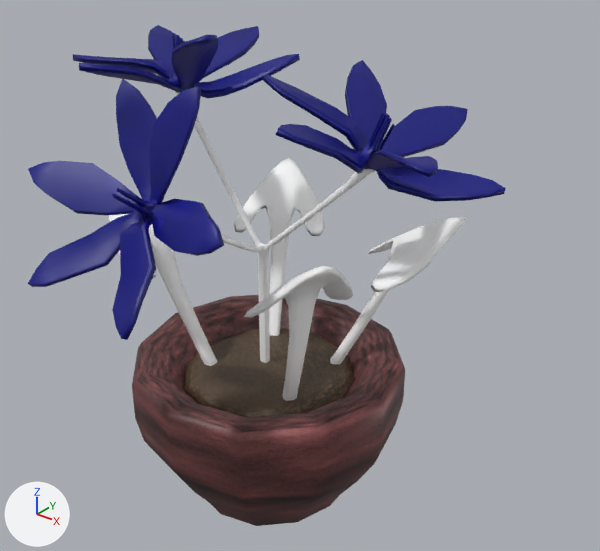
Before and after pictures for a commit that changed the FBX model Assets/Prefab/smallflowerpot2.fbx.
One viewpoint serves both versions: a 50 mm camera at (0.00616, -0.00705, 0.00781) aimed at (0.00061, -0.0001, 0.0035). The lights are fixed; the arrows at lower left show +X, +Y and +Z. Where no turn or scale is listed for an object, it has been applied to the vertices.

Names of what the first picture shows: 'dirt', 'leaves1', 'leaves2', 'leaves3', 'leaves4', 'pot', 'tigerlily2'.
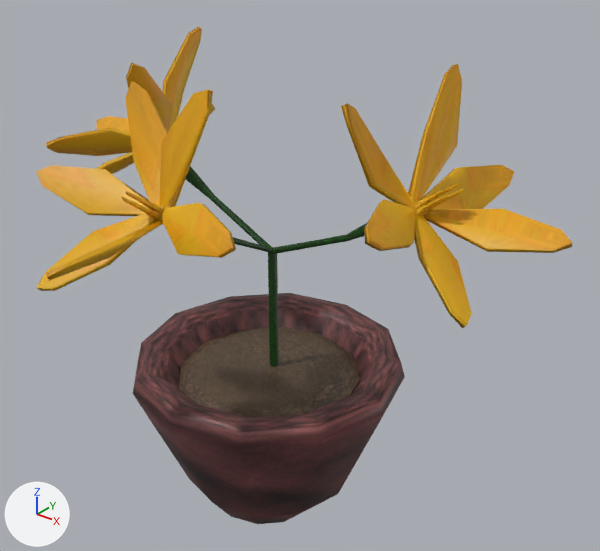
Where the newer file only moved an object's origin or applied its transform, the numbers keep the older frame.

The edits, one by one:
Picture 'flowertexture copy.jpg' (img_flowertexture_copy_jpg) is new.
Picture 'darkpuredgrass.jpg' (img_darkpuredgrass_jpg) is new.
Material 'petalshader' (mat_petalshader) is new.
Its texture is img_flowertexture_copy_jpg.
Material 'stem1' (mat_stem1) is new.
Its texture is img_darkpuredgrass_jpg.
me_mesh is used by ob_pot; location (0.0, 0.0, 0.00059).
me_mesh had 186 vertices, 184 faces and spanned x -0.0018..0.0018, y -0.00178..0.00178, z -0.00068..0.00159.
me_mesh now has 87 vertices, 80 faces and spans x -0.0018..0.0018, y -0.00178..0.00178, z -0.00068..0.00159.
Part 1, on me_mesh:
99 vertices are removed from x -0.0018..0.0018, y -0.00178..0.00178, z -0.00028..0.00131.
128 faces are deleted.
12 vertices in x -0.0018..0.0018, y -0.00178..0.00178, z 0.00148 move by (0.0, 0.0, -0.00011).
12 vertices move from x -0.00104..0.00104, y -0.00102..0.00102, z -0.00044 to x -0.00117..0.00117, y -0.00116..0.00116, z -0.00016.
24 new faces join them.
me_mesh part 2: 24 kept faces spanning x -0.0018..0.0018, y -0.00178..0.00178, z -0.00062..0.00156 get new texture (UV) coordinates.
Mesh me_mesh_002_1 is new.
It has 598 vertices, 589 faces and spans x -0.00348..0.00348, y -0.00234..0.00234, z -0.00243..0.00243.
Faces by material slot: [465, 124].
It uses material mat_petalshader (picture img_flowertexture_copy_jpg).
It uses material mat_stem1 (picture img_darkpuredgrass_jpg).
Object 'leaves1' (ob_leaves1) is deleted.
Object 'leaves3' (ob_leaves3) is deleted.
Object 'leaves2' (ob_leaves2) is deleted.
Object 'tigerlily2' (ob_tigerlily2) is deleted.
Object 'leaves4' (ob_leaves4) is deleted.
Object 'yelowtigerlily' (ob_yelowtigerlily) is new; it shows me_mesh_002_1.
Its location is (0.00018, -0.00099, 0.00362).

Boxes (x1, y1, x2, y2) around the edits, measured in the pictures (600 x 551 px):
'tigerlily2', deleted (blue): before (28, 25, 506, 363)
    faces in mat_petal (picture img_flowertexture2_jpg): (28, 25, 506, 340)
    faces in mat_stem (its picture is missing): (175, 91, 376, 363)
'yelowtigerlily', added (orange): after (36, 27, 572, 367)
    faces in mat_petalshader (picture img_flowertexture_copy_jpg): (36, 27, 572, 328)
    faces in mat_stem1 (picture img_darkpuredgrass_jpg): (186, 166, 368, 367)
'pot', reshaped: before (132, 294, 405, 526); after (133, 293, 405, 524)
'leaves3', deleted: before (233, 158, 325, 336)
'leaves1', deleted: before (330, 217, 467, 365)
'leaves2', deleted: before (244, 266, 353, 401)
'leaves4', deleted: before (109, 214, 217, 366)
part 1 of me_mesh, cut back: before (132, 309, 405, 526); after (133, 309, 383, 514)
part 2 of me_mesh, surface changed: before (132, 331, 405, 442); after (133, 347, 405, 524)
